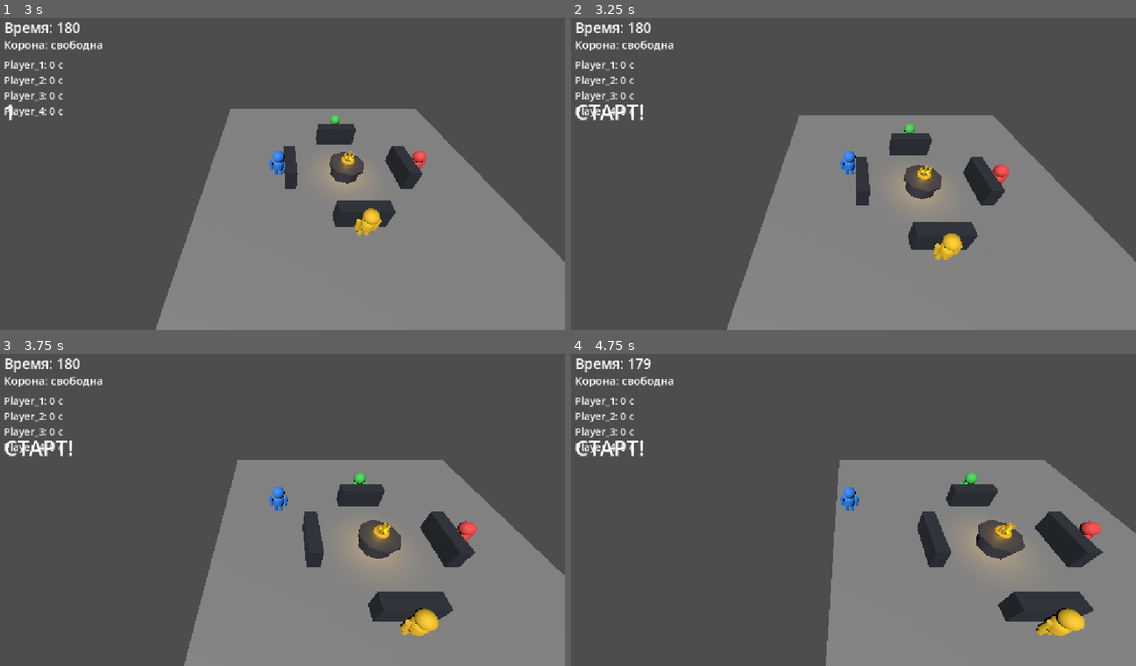
Above: before the commit, frames 1-4 (two rows, left to right).
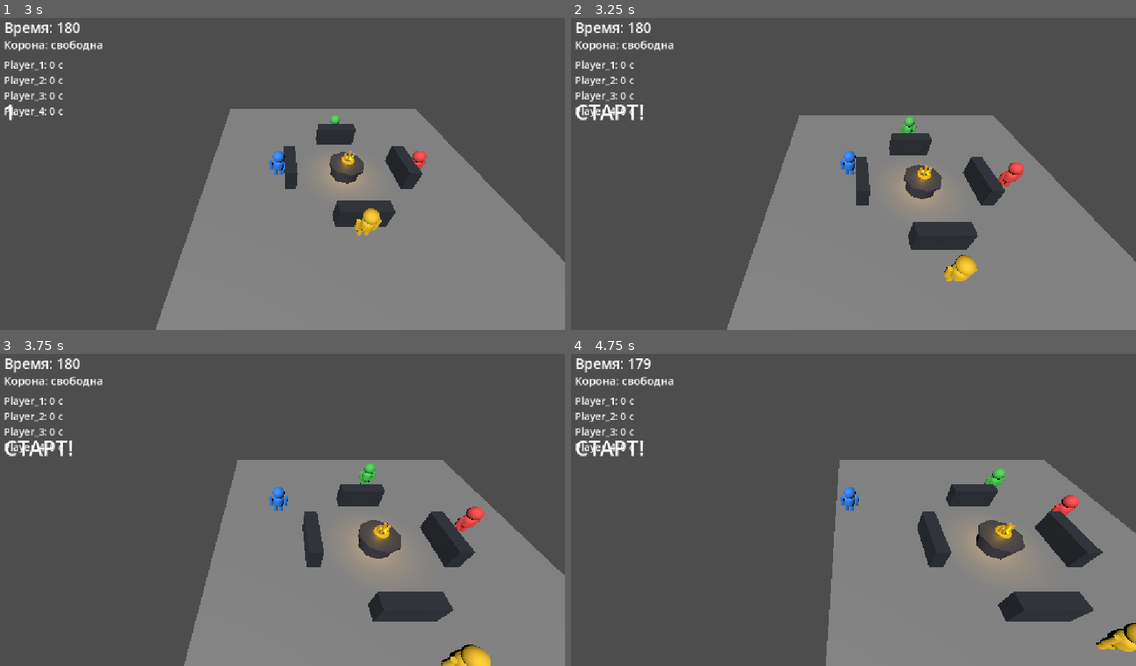
Above: after the commit, the same moments.

Repository: denisyltanovmagamed-netizen/PROJECT-01-CROWN
Game: Godot game, scene res://scenes/main/main.tscn
The game is run twice, just before and just after one commit, with the same random seed, the same clock (stepped at 60 frames per second) and the same inputs.
Inputs (mouse positions are in pixels of both pictures, inside the frame that each line leads up to):
- Up to frame 1 (3 s): tap Enter at 0.5, 2 s; move the mouse to (406, 152) at 0.52 s; hold Right (ui_right) 0.53-1.28 s; click (406, 152) at 0.67 s; tap Space at 1.25, 2.75 s; move the mouse to (163, 186) at 1.27 s; hold Down (ui_down) 1.28-2.03 s; move the mouse to (333, 99) at 2.02 s; hold Right (ui_right) 2.03-2.78 s; move the mouse to (248, 233) at 2.77 s; hold Up (ui_up) from 2.78 s (still down); click (248, 233) at 2.92 s
- Up to frame 2 (3.25 s): keep holding Up (ui_up)
- Up to frame 3 (3.75 s): move the mouse to (452, 553) at 3.52 s; release Up (ui_up) at 3.53 s; hold Left (ui_left) from 3.53 s (still down)
- Up to frame 4 (4.75 s): keep holding Left (ui_left); move the mouse to (678, 456) at 4.27 s

Frame 1 is identical in both runs. In frame 2, 1.0% of the frame differs, in the area x 58-81%, y 31-85%; in frame 3, 1.3%; in frame 4, 1.5%, in the area x 68-100%, y 36-96%.

Commit message:
Prevent AI head-on deadlocks near crown holder

Diff:
--- a/scripts/player/player.gd
+++ b/scripts/player/player.gd
@@ -77,10 +77,18 @@
     var distance_to_target := direction.length()
     direction = direction.normalized()
 
-    # Near the target, prioritize reaching the steal distance over separation.
-    # Otherwise separation can push attackers away forever before they get close enough to steal.
-    if distance_to_target > 1.8:
+    # Attackers do not run straight into the holder. Inside the approach zone,
+    # circle toward the holder so they can reach steal range without creating
+    # a head-on deadlock with another player.
+    if not get_meta("crown_holder", false) and distance_to_target <= 2.2:
+        var tangent := Vector3(-direction.z, 0.0, direction.x)
+        var side := 1.0 if ai_slot % 2 == 0 else -1.0
+        direction = (direction * 0.35 + tangent * side * 0.95).normalized()
+    elif distance_to_target > 1.8:
         direction = _apply_separation(direction)
+
+    if not get_meta("crown_holder", false):
+        direction = _avoid_obstacles(direction)
 
     if get_meta("crown_holder", false):
         var distance_from_center := Vector2(global_position.x, global_position.z).length()
